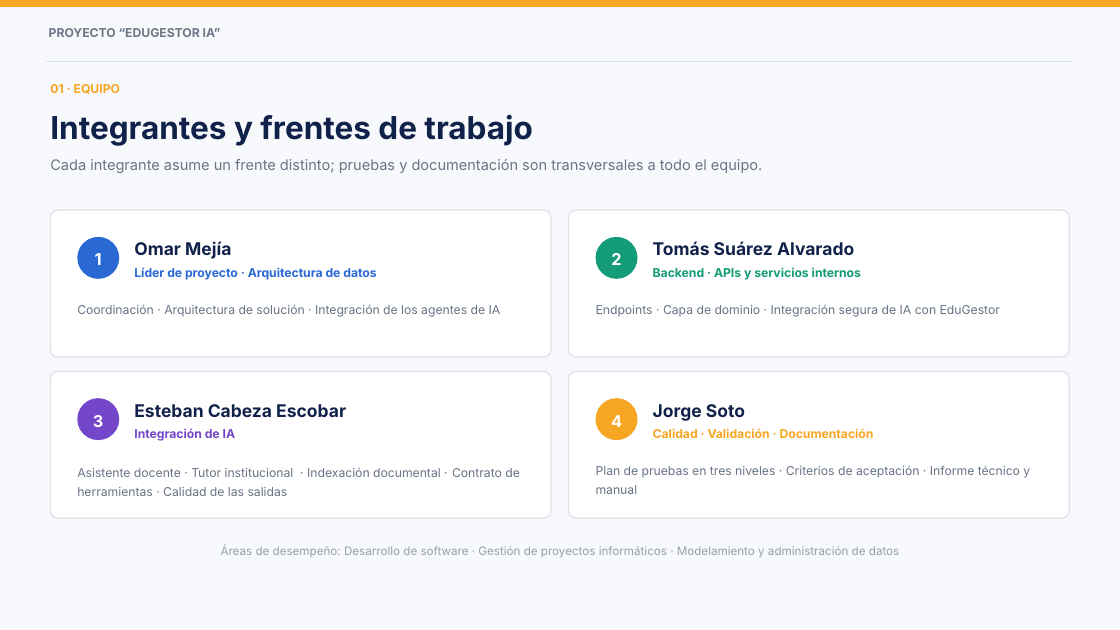
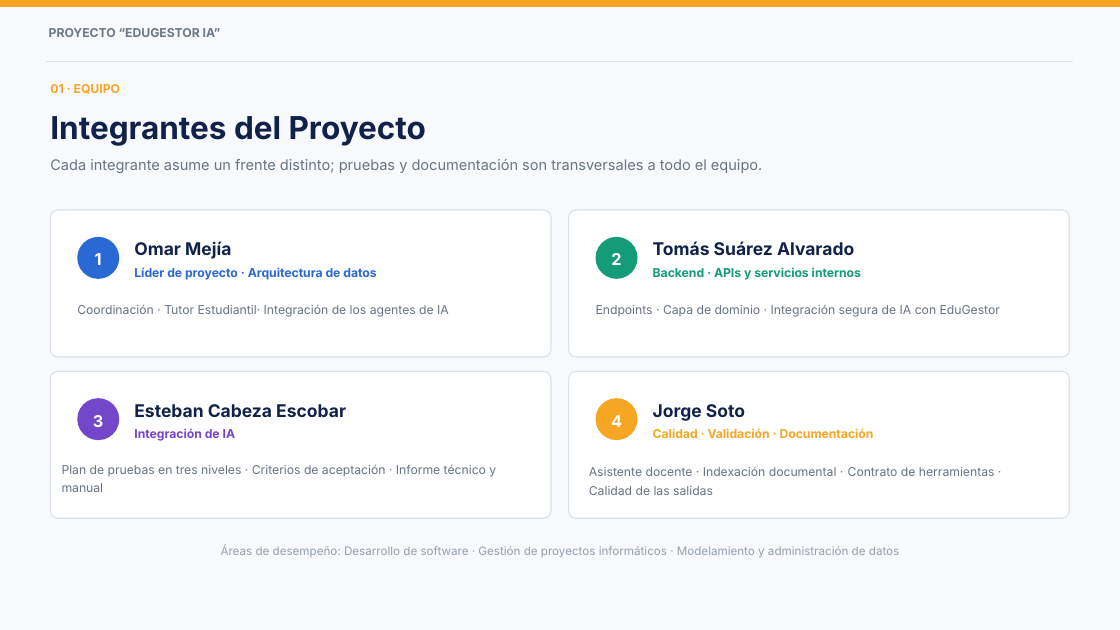
Before and after one commit to EstebanIn/Grupo5Capstone, a slide deck: slide 2 of Fase 3/Evidencias Grupales/Presentacion Proyecto_EdugestorIA.pptx. Drawn at 1120x630 pixels with LibreOffice and Linux fonts; fonts in the diff are those of the drawing; background and template pictures are left out. Boxes give left, top, right and bottom in pixels: in the first picture for what was removed or moved away, otherwise in the second. Text is boxed around its words. In the diff, an @@ line names an element or a change of style, - is before the commit and + after.

```diff
--- a/Fase 3/Evidencias Grupales/Presentacion Proyecto_EdugestorIA.pptx
+++ b/Fase 3/Evidencias Grupales/Presentacion Proyecto_EdugestorIA.pptx
@@ text at [50, 116, 426, 146]: text changed @@
-Integrantes y frentes de trabajo
+Integrantes del Proyecto
@@ text at [77, 305, 449, 317]: text changed @@
-Coordinación · Arquitectura de solución · Integración de los agentes de IA
+Coordinación · Tutor Estudiantil· Integración de los agentes de IA
@@ text "Plan de pruebas en tres ...": place and size @@
-text "Plan de pruebas en tres ..." at [596, 465, 1030, 494]
+text "Plan de pruebas en tres ..." at [62, 464, 496, 492]
@@ text at [589, 467, 995, 495]: text changed @@
-Asistente docente · Tutor institucional · Indexación documental · Contrato de herramientas · Calidad de las salidas
+Asistente docente · Indexación documental · Contrato de herramientas · Calidad de las salidas
```
Also in this commit, not shown: 5 other slides changed, 1 slide added, 10 other files.
